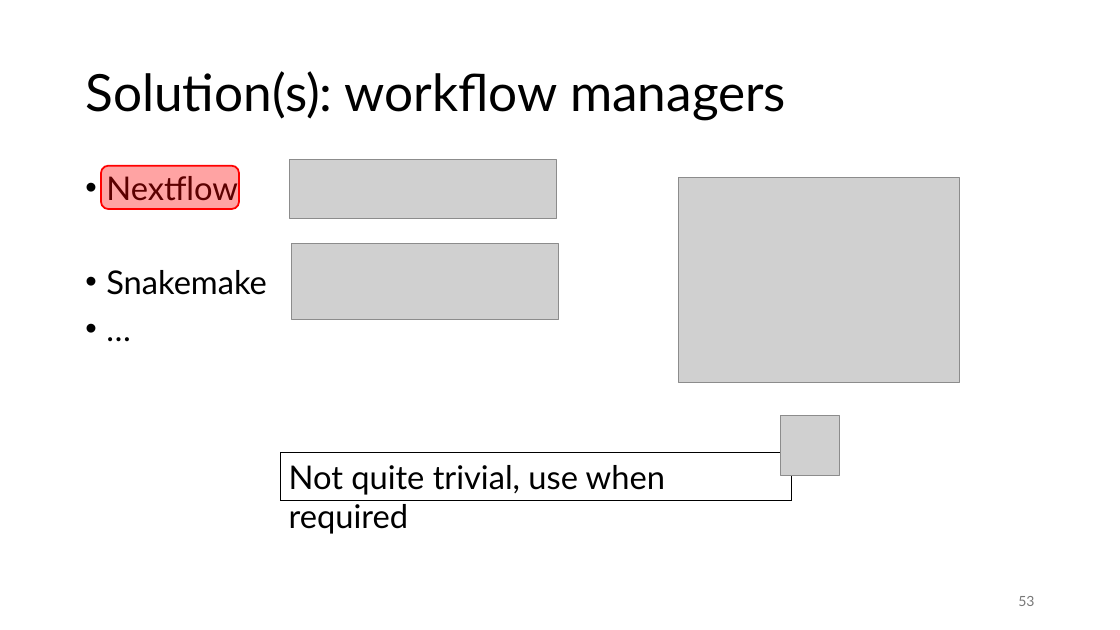
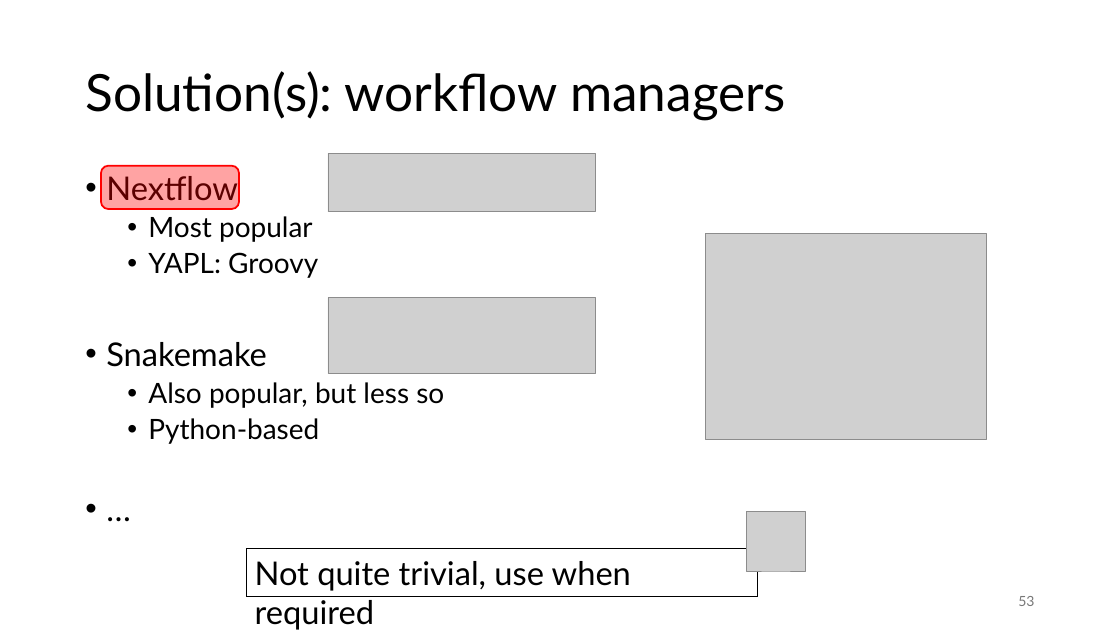
Before and after one commit to gjbex/Workflows-for-HPC, a slide deck: slide 53 of workflow_for_HPC.pptx. Drawn at 1120x630 pixels with LibreOffice and Linux fonts; fonts in the diff are those of the drawing; grey boxes stand for pictures. Boxes give left, top, right and bottom in pixels: in the first picture for what was removed or moved away, otherwise in the second. Text is boxed around its words. In the diff, an @@ line names an element or a change of style, - is before the commit and + after.

```diff
--- a/workflow_for_HPC.pptx
+++ b/workflow_for_HPC.pptx
@@ picture: place and size @@
-picture at (290, 160, 557, 218)
+picture at (328, 154, 595, 213)
@@ text at (148, 216, 318, 278): paragraphs added @@
+  • Most popular
+  • YAPL: Groovy
@@ picture: place and size @@
-picture at (679, 177, 960, 382)
+picture at (706, 234, 986, 439)
@@ picture: place and size @@
-picture at (292, 243, 559, 318)
+picture at (328, 297, 595, 373)
@@ text at (148, 382, 444, 444): paragraphs added @@
+  • Also popular, but less so
+  • Python-based
@@ picture: place and size @@
-picture at (781, 416, 840, 476)
+picture at (746, 512, 806, 571)
@@ rectangle "Not quite trivial, use when ...": place and size @@
-rectangle "Not quite trivial, use when ..." at (281, 453, 792, 501)
+rectangle "Not quite trivial, use when ..." at (246, 549, 758, 597)
```
Also in this commit, not shown: 2 other slides changed, 4 slides added.
